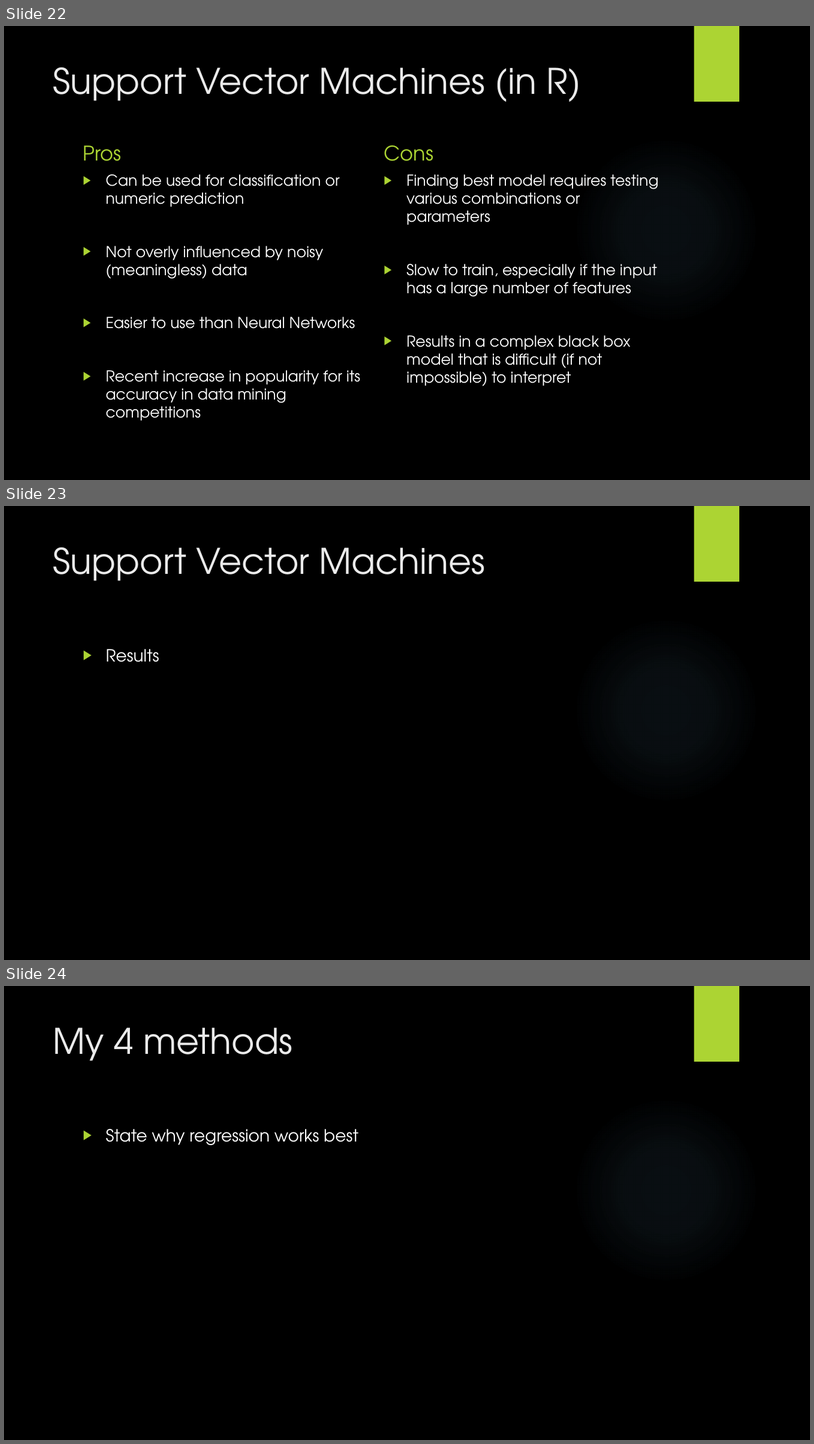
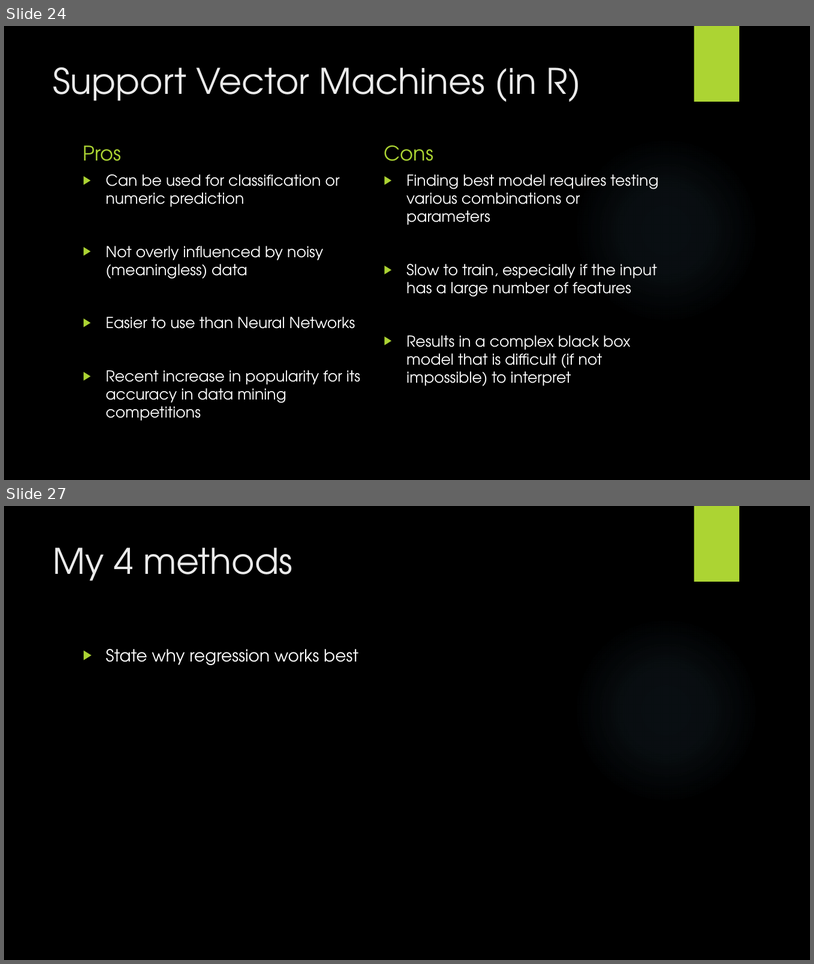
Before and after one commit to codyhock/Senior-Project, a slide deck: CHOCKfinal.pptx. Shown one above the other, each under a label of ours: slides 22, 23 and 24 before the commit, slides 24 and 27 after it; the slides between them are not shown. The pictures are 814x1444 and 814x964 pixels, drawn with LibreOffice and Linux fonts; fonts in the diff are those of the drawing; background and template pictures are left out. Boxes give left, top, right and bottom in pixels: in the first picture for what was removed or moved away, otherwise in the second. Text is boxed around its words. In the diff, an @@ line names an element or a change of style, - is before the commit and + after.

```diff
--- a/CHOCKfinal.pptx
+++ b/CHOCKfinal.pptx
@@ slide 23 removed at [4,506,810,960], background picture (left out); not listed: 2 template elements that a slide beside it also shows @@
@@ title removed at [53,547,486,581] @@
-Support Vector Machines
@@ text removed at [106,649,159,662] @@
-▶ Results
@@ what was slide 22 is now slide 24 @@
@@ what was slide 24 is now slide 27 @@
```
Also in this commit, not shown: 5 slides changed, 6 slides added, 2 other slides removed, 3 other files.
